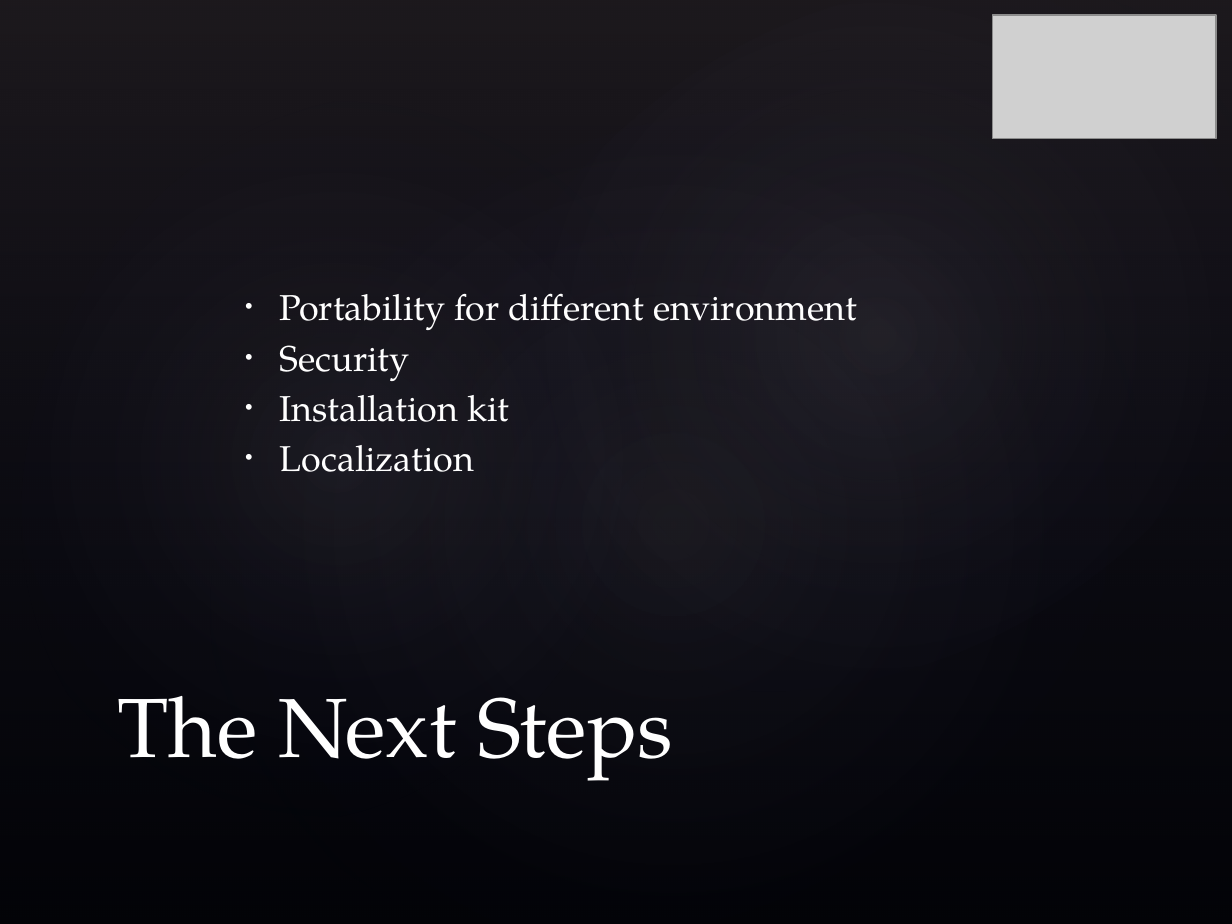
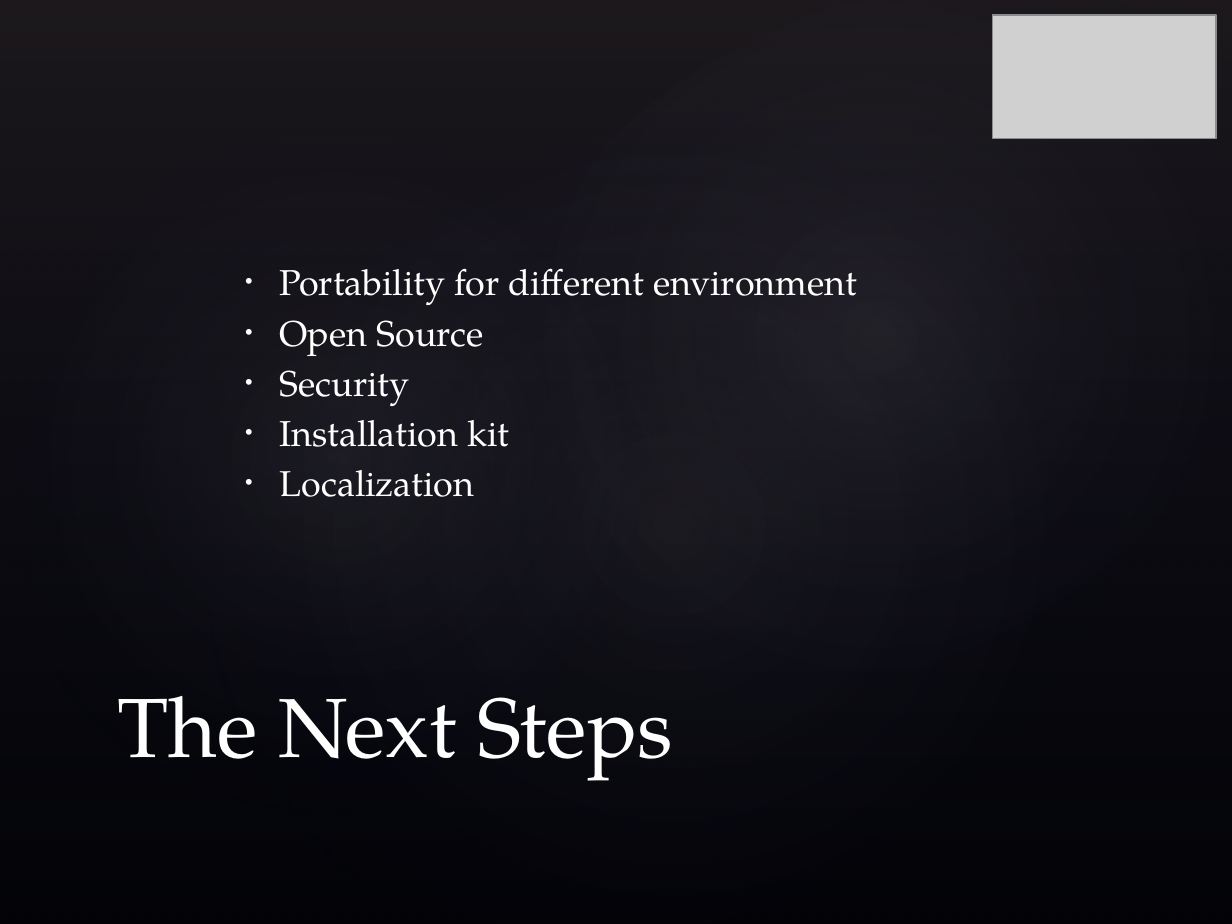
Before and after one commit to hadimuhammad/InPress, a slide deck: slide 10 of Documentation/Presentation.pptx (slide 8 before the commit). Drawn at 1232x924 pixels with LibreOffice and Linux fonts; fonts in the diff are those of the drawing; grey boxes stand for pictures; background and template pictures are left out. Boxes give left, top, right and bottom in pixels: in the first picture for what was removed or moved away, otherwise in the second. Text is boxed around its words. In the diff, an @@ line names an element or a change of style, - is before the commit and + after.

Commit message:
Presentation Update

```diff
--- a/Documentation/Presentation.pptx
+++ b/Documentation/Presentation.pptx
@@ text at bbox=[280, 320, 485, 356]: paragraph added @@
+• Open Source
```
Also in this commit, not shown: 1 other slide changed, 3 slides added, 1 slide removed.
